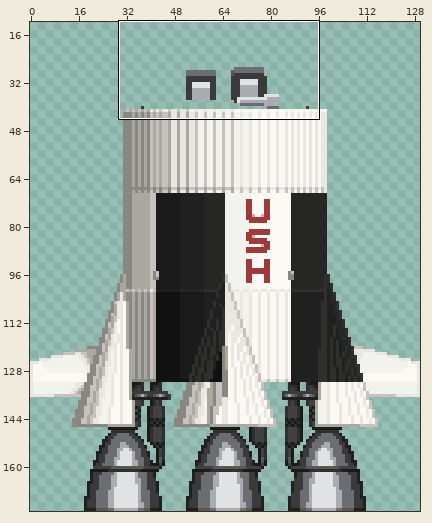
File history of a sprite sheet, img/hamster-rockets/hamster-saturn-v.png. Above, an overview of the earlier version with the close-up marked.
Close-up. Earlier state:
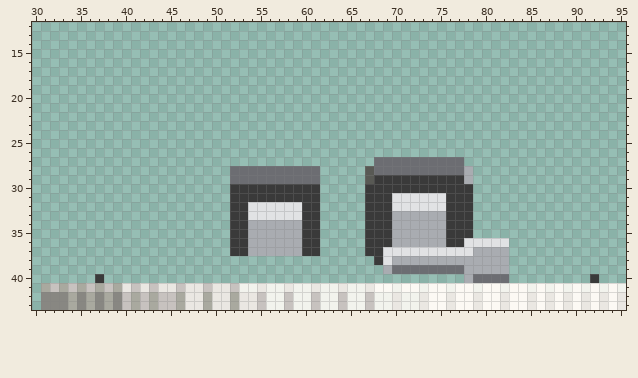
The file is 130x175 pixels. Colours within 5 levels of each other are drawn and written as one. Shown: x 30..95, y 12..43. The wide view leaves out empty margins.
And afterwards:
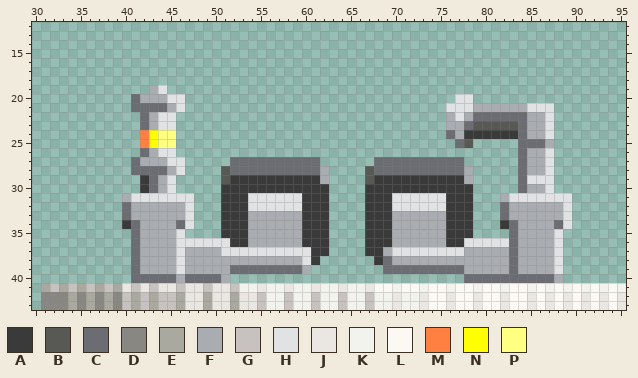
Palette (. is transparent): A #3a3a3a  B #585954  C #6c6d72  D #888782  E #a9a99f  F #a9acb1  G #c7c2bf  H #e1e2e4  J #eae7e2  K #f2f3ed  L #fcf9f4  M #ff8040  N #ffff00  P #ffff80
The author wrote: Adds hamster 9 rocket and finishes animation.
Difference:
There is now colour A in row 24 at x 78 to 83; in row 29 at x 42; in row 30 at x 42, 51 and 62; in rows 31 to 33 at x 51 and 62; in row 34 at x 40, 51, 62 and 82; in row 35 at x 51 and 62.
There is now colour A in rows 36 to 37 at x 62; in row 38 at x 61.
The edit turns colour C into colour A in row 29 at x 52 to 61.
There is now colour B in row 23 at x 79 to 83; in row 25 at x 78; in rows 28 to 29 at x 51.
There is now colour C in row 20 at x 41; in row 21 at x 41 to 44; in row 22 at x 42 and 79 to 84; in row 23 at x 42, 78 and 84; in row 24 at x 76 and 84; in row 25 at x 77 and 84 to 86.
There is now colour C in row 26 at x 42 and 84; in row 27 at x 41, 52 to 61 and 84; in row 28 at x 41 to 44 and 84; in rows 29 to 30 at x 43 and 84; in rows 32 to 33 at x 40 and 82; in row 34 at x 41, 46, 83 and 88.
There is now colour C in rows 35 to 38 at x 41 and 83; in row 39 at x 41, 52 to 59 and 83; in row 40 at x 41 to 45, 47 to 50 and 83 to 87.
The edit turns colour F into colour C in row 39 at x 69; in row 40 at x 78.
The edit turns colour H into colour C in row 38 at x 69.
There is now colour F in row 19 at x 43; in row 20 at x 42 to 44; in row 21 at x 45 and 79 to 84; in row 22 at x 43, 76, 78 and 85 to 86; in row 23 at x 43, 76 to 77 and 85 to 86; in row 24 at x 77 and 85 to 86.
There is now colour F in row 25 at x 87; in row 26 at x 43 and 85 to 86; in row 27 at x 42 to 44 and 85 to 86; in row 28 at x 45, 62 and 85 to 86; in row 29 at x 44 and 62; in row 30 at x 44 and 85 to 86.
There is now colour F in row 31 at x 40 and 82; in rows 32 to 33 at x 41 to 46 and 83 to 88; in rows 34 to 36 at x 42 to 45 and 84 to 87; in row 37 at x 42 to 45, 47 to 50 and 84 to 87; in row 38 at x 42 to 45, 47 to 59 and 84 to 87; in row 39 at x 42 to 45, 47 to 51, 60 and 84 to 87.
There is now colour F in row 40 at x 46, 51 and 88.
The edit turns colour H into colour F in row 33 at x 54 to 59; in row 37 at x 69 and 78.
There is now colour H in row 19 at x 44; in row 20 at x 45 to 46 and 77 to 78; in row 21 at x 46, 76 to 78 and 85 to 87; in row 22 at x 44 to 45, 77 and 87; in row 23 at x 44 to 45 and 87; in row 24 at x 87.
There is now colour H in row 26 at x 44 to 45 and 87; in row 27 at x 45 to 46 and 87; in row 28 at x 46 and 87; in row 29 at x 45 and 85 to 87; in row 30 at x 45 and 87; in row 31 at x 41 to 47 and 83 to 89.
There is now colour H in rows 32 to 34 at x 47 and 89; in row 35 at x 46 and 88; in row 36 at x 46 to 51 and 88; in row 37 at x 46, 51 and 88; in row 38 at x 46, 60 and 88; in row 39 at x 46 and 88.
The edit turns colour A into colour H in row 31 at x 54 to 59; in row 37 at x 52 to 53 and 60.
The edit turns colour F into colour H in row 37 at x 54 to 59.
There is now colour M in rows 24 to 25 at x 42.
There is now colour N in rows 24 to 25 at x 43.
There is now colour P in rows 24 to 25 at x 44 to 45.
The edit erases colour A in row 40 at x 37 and 92.
